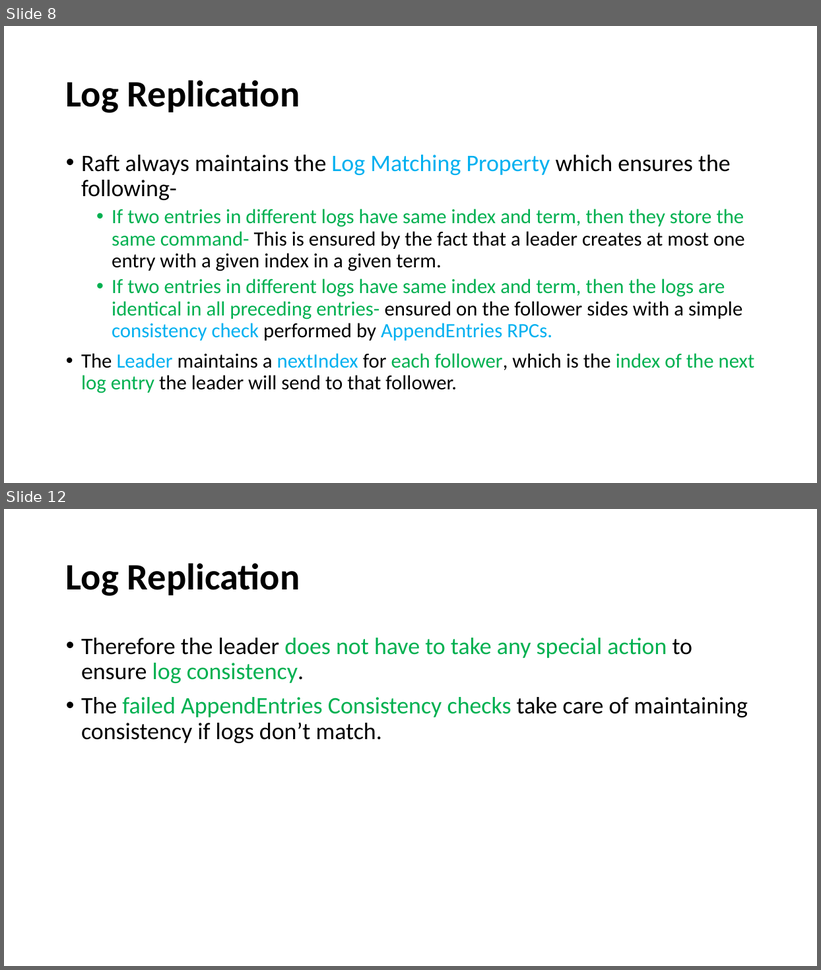
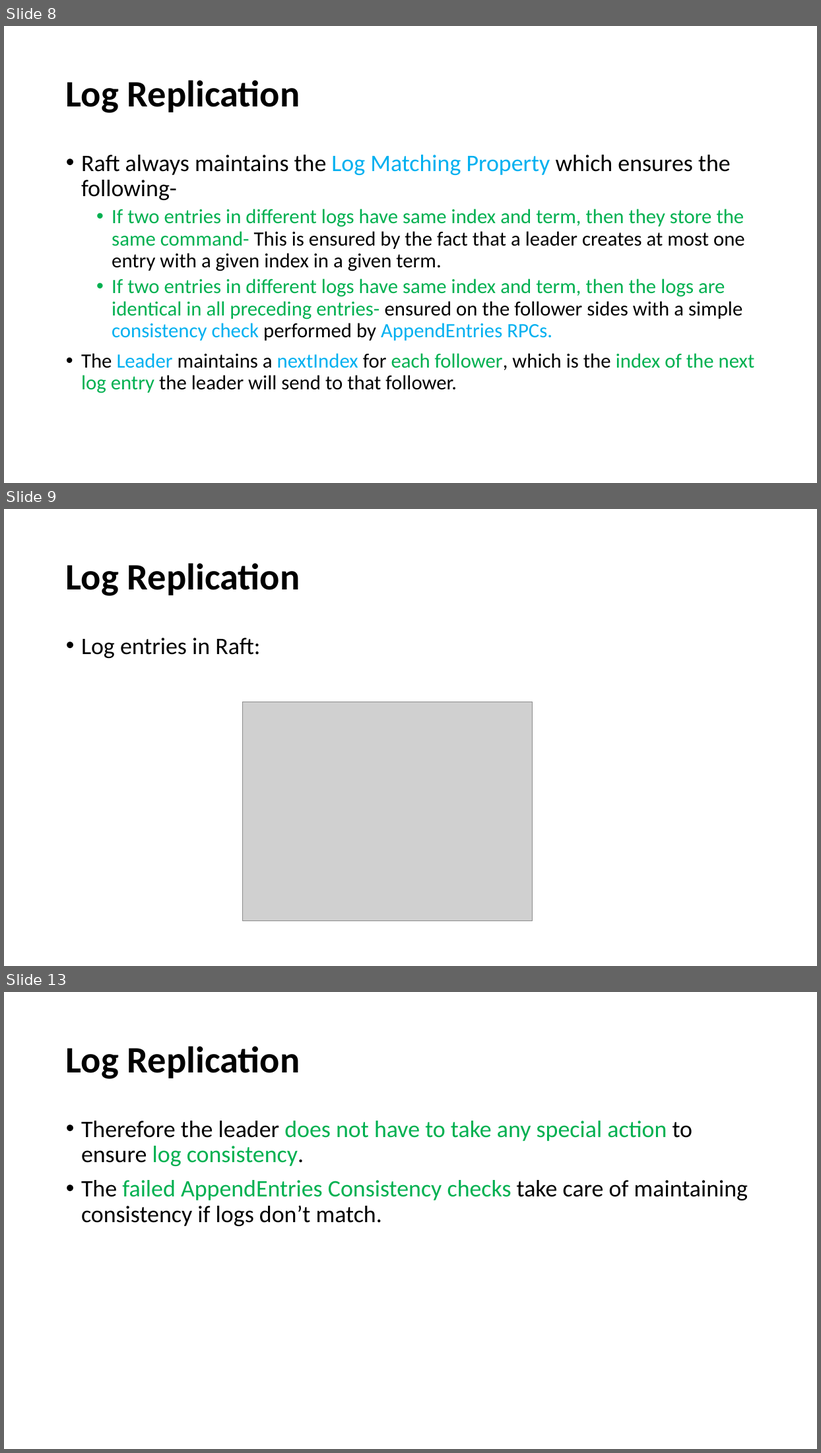
Before and after one commit to paulsaswata/public, a slide deck: The Raft Consensus Algorithm.pptx. Shown one above the other, each under a label of ours: slides 8 and 12 before the commit, slides 8, 9 and 13 after it; the slides between them are not shown. The pictures are 821x970 and 821x1453 pixels, drawn with LibreOffice and Linux fonts; fonts in the diff are those of the drawing; grey boxes stand for pictures. Boxes give left, top, right and bottom in pixels: in the first picture for what was removed or moved away, otherwise in the second. Text is boxed around its words. In the diff, an @@ line names an element or a change of style, - is before the commit and + after.

Commit message:
added raft ppt

```diff
--- a/The Raft Consensus Algorithm.pptx
+++ b/The Raft Consensus Algorithm.pptx
@@ slide 9 added at box(4, 509, 817, 966), background #FFFFFF @@
@@ title added at box(66, 563, 300, 596), 44 pt, text #000000, bold @@
+Log Replication
@@ text added at box(81, 638, 260, 658), 28 pt, text #000000 @@
+• Log entries in Raft:
@@ picture added at box(242, 702, 533, 921) @@
@@ what was slide 12 is now slide 13 @@
```
Also in this commit, not shown: 6 slides changed, 1 other slide added.
